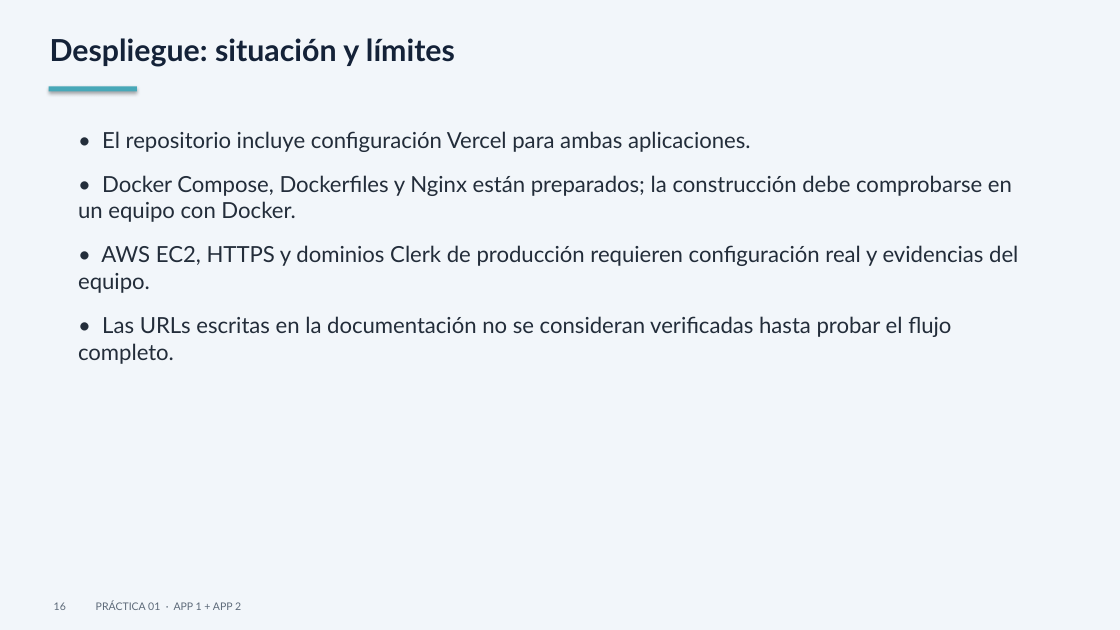
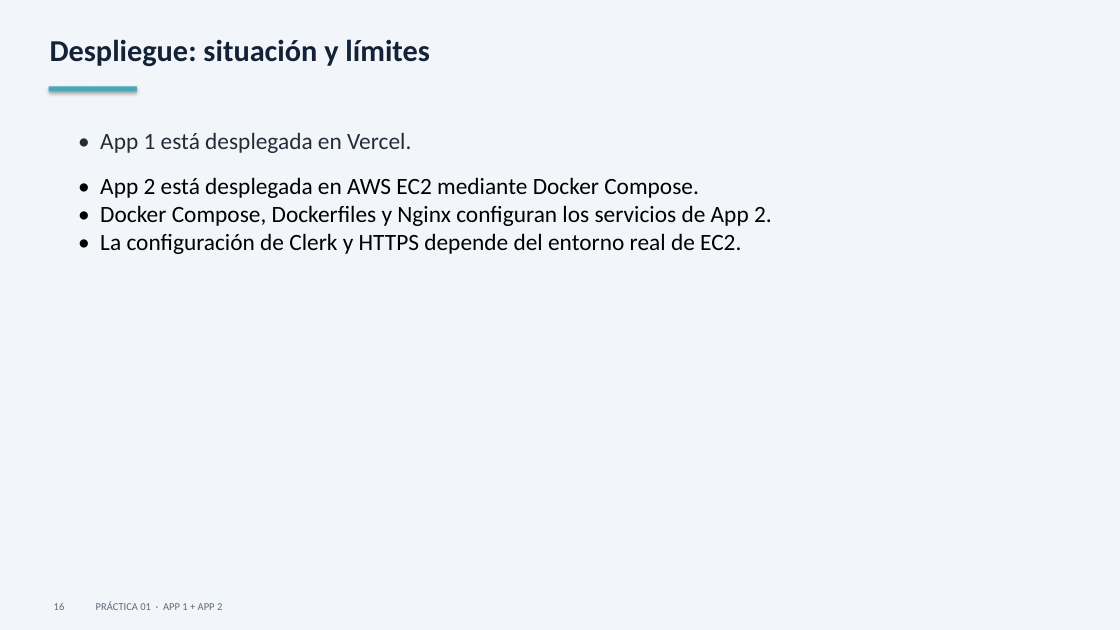
Before and after one commit to mdelrui/Practica01-Mini_App_Web, a slide deck: slide 16 of presentation/defensa.pptx. Drawn at 1120x630 pixels with LibreOffice and Linux fonts; fonts in the diff are those of the drawing. Boxes give left, top, right and bottom in pixels: in the first picture for what was removed or moved away, otherwise in the second. Text is boxed around its words. In the diff, an @@ line names an element or a change of style, - is before the commit and + after.

Commit message:
docs(presentation): actualizar presentacion de defensa y enlaces de despliegue

```diff
--- a/presentation/defensa.pptx
+++ b/presentation/defensa.pptx
@@ text "Despliegue: situación y límites" at box(50, 39, 429, 66): font Lato to Calibri @@
@@ text at box(100, 132, 772, 254): text changed; size 19 to 20 pt; font Lato to Calibri; text colour #232D3A to #000000 @@
-• El repositorio incluye configuración Vercel para ambas aplicaciones.
-• Docker Compose, Dockerfiles y Nginx están preparados; la construcción debe comprobarse en un equipo con Docker.
-• AWS EC2, HTTPS y dominios Clerk de producción requieren configuración real y evidencias del equipo.
-• Las URLs escritas en la documentación no se consideran verificadas hasta probar el flujo completo.
+• App 1 está desplegada en Vercel.
+• App 2 está desplegada en AWS EC2 mediante Docker Compose.
+• Docker Compose, Dockerfiles y Nginx configuran los servicios de App 2.
+• La configuración de Clerk y HTTPS depende del entorno real de EC2.
@@ text "16 PRÁCTICA 01 · APP ..." at box(54, 601, 222, 610): font Lato to Calibri @@
```
Also in this commit, not shown: 16 other slides changed, 1 slide added, 1 other file.
